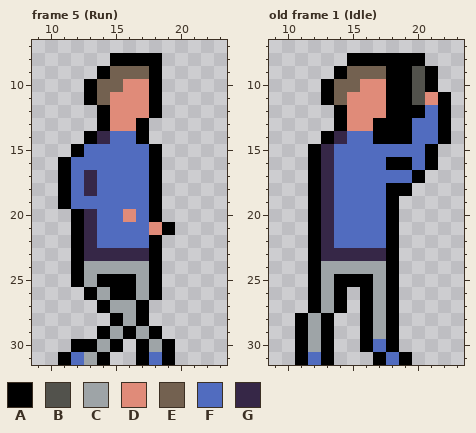
Pixel-art file -- Player/Player.aseprite. The picture above is the old version.
32x32 pixels, 8 frames. Shown: frame 5 (Run): x 9..23, y 7..31; old frame 1 (Idle): x 9..23, y 7..31.
Visible layers, top first: "Head", "Arms", "Body", "Outline".
Palette (. is transparent): A #000000  B #52524c  C #9ea4a7  D #e08b79  E #736150  F #516cbf  G #362747
Pixels before, frame 5 (Run), first column x 11:
 8 ....AAAA.
 9 ...AEEEA.
10 ..AEEDDA.
11 ..AEDDDA.
12 ...ADDDA.
13 ...ADDA..
14 ..AGFFA..
15 .AFFFFFA.
16 AFFFFFFA.
17 AFGFFFFA.
18 AFGFFFFA.
19 AFFFFFFA.
20 .AGFFDFA.
21 .AGFFFFDA
22 .AGFFFFA.
23 .AGGGGGA.
24 .ACCCCCA.
25 .ACAAACA.
26 ..ACAACA.
27 ...ACCA..
28 ....ACA..
29 ...ACACA.
30 .AACA.ACA
31 AFCA..AFA
Pixels before, old frame 1 (Idle), first column x 11:
 8 ....AAAAAA..
 9 ...AEEEAABA.
10 ..AEEDDAABA.
11 ..AEDDDAABDA
12 ...ADDDAAAFA
13 ...ADDAAAFFA
14 ..AGFFAAAFFA
15 .AGFFFFFFFA.
16 .AGFFFFAAFA.
17 .AGFFFFFFA..
18 .AGFFFFAA...
19 .AGFFFFA....
20 .AGFFFFA....
21 .AGFFFFA....
22 .AGFFFFA....
23 .AGGGGGA....
24 .ACCCCCA....
25 .ACAAACA....
26 .ACA.ACA....
27 .ACA.ACA....
28 ACA..ACA....
29 ACA..ACA....
30 ACA..AFA....
31 AFA...AFA...
After:
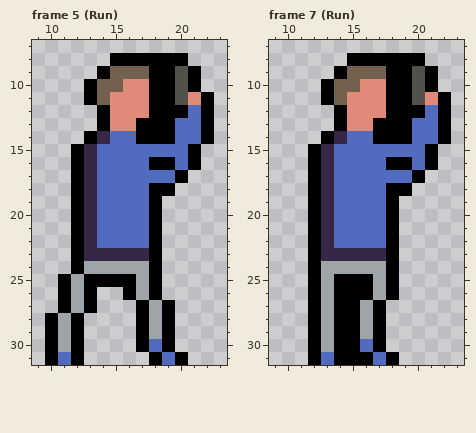
A new or re-ordered frame is compared with the old frame closest to it.
From the commit log: Made player have to aim before shooting
Edits made:
frames 8 -> 10
Frame 5 (Run), layers "Arms", "Body", "Outline":
y 8: x 19..20 .. -> AA
y 9..10: x 19..21 ... -> ABA
y 11: x 19..22 .... -> ABDA
y 12: x 19..22 .... -> AAFA
y 13..14: x 18..22 ..... -> AAFFA
y 15: x 13 F -> G; x 18..21 A... -> FFFA
y 16: x 11..13 AFF -> .AG; x 19..21 ... -> AFA
y 17: x 11..12 AF -> .A; x 18..20 A.. -> FFA
y 18: x 11..12 AF -> .A; x 19 . -> A
y 19: x 11..13 AFF -> .AG
y 20: x 16 D -> F
y 21: x 18..19 DA -> A.
y 25: x 11..13 .AC -> ACA
y 26: x 11..12 .. -> AC; x 14..15 CA -> ..
y 27: x 11..16 ...ACC -> ACA...; x 18..19 .. -> CA
y 28: x 10..12 ... -> ACA; x 15..16 AC -> ..; x 18..19 .. -> CA
y 29: x 10..12 ... -> ACA; x 14..19 ACACA. -> ...ACA
y 30: x 10..11 .. -> AC; x 13..15 ACA -> ...; x 18 C -> F
y 31: x 10..14 .AFCA -> AFA..; x 17..20 AFA. -> .AFA
Frame 7 (Run) is new; against old frame 1 (Idle), layers "Body", "Outline":
y 26: x 15 . -> A
y 27: x 15..18 .ACA -> ACA.
y 28..29: x 11..18 ACA..ACA -> .ACAACA.
y 30: x 11..18 ACA..AFA -> .ACAAFA.
y 31: x 11..19 AFA...AFA -> .AFAAAFA.
Boxes around the changes in both pictures, in picture pixels (x1, y1, x2, y2):
changed: (58, 53, 214, 235)
changed: (45, 274, 188, 365)
changed: (295, 287, 412, 365)
